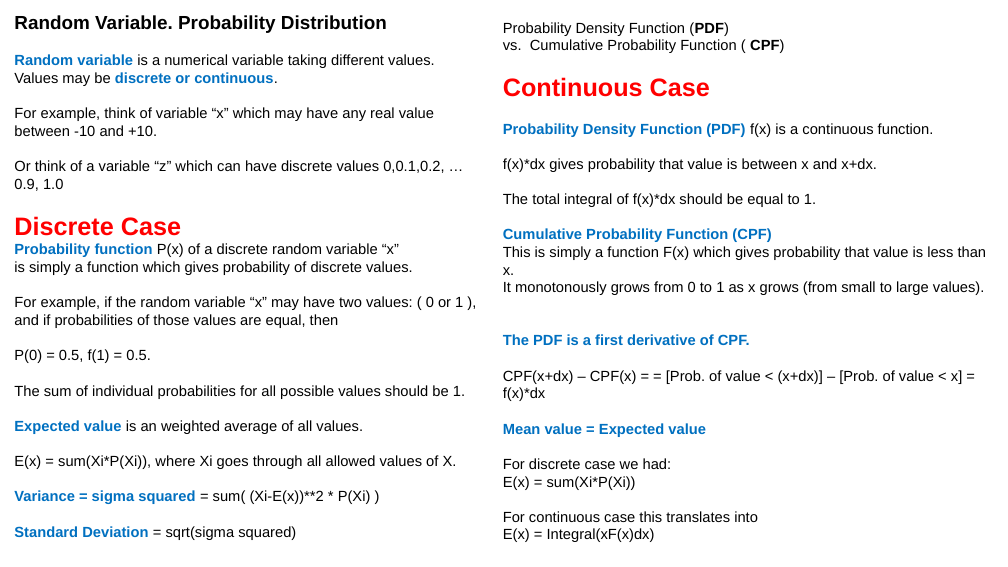
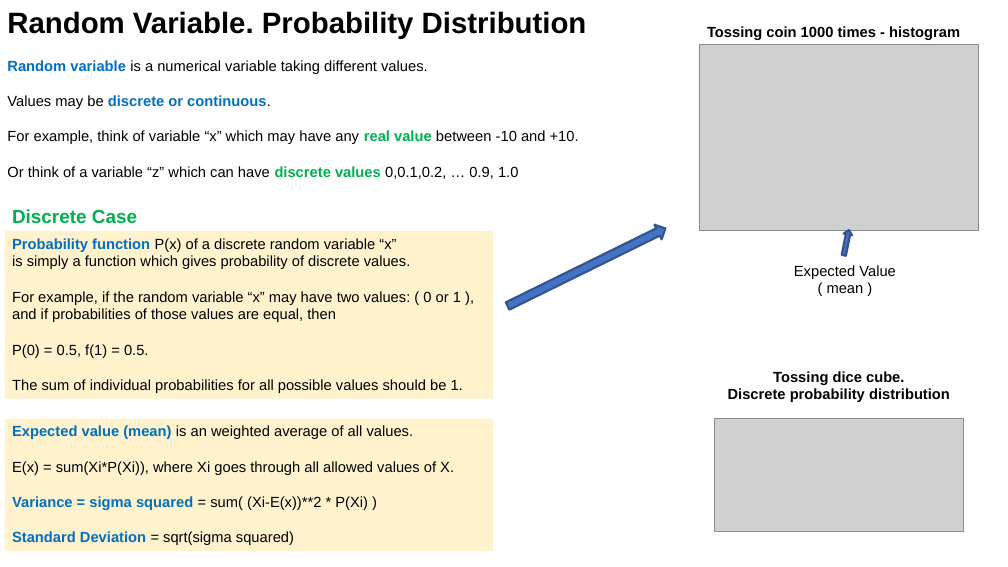
Before and after one commit to lselector/statistics, a slide deck: slide 10 of statistics_01_probability.pptx. Drawn at 1008x567 pixels with LibreOffice and Linux fonts; fonts in the diff are those of the drawing; grey boxes stand for pictures. Boxes give left, top, right and bottom in pixels: in the first picture for what was removed or moved away, otherwise in the second. Text is boxed around its words. In the diff, an @@ line names an element or a change of style, - is before the commit and + after.

Commit message:
update

```diff
--- a/statistics_01_probability.pptx
+++ b/statistics_01_probability.pptx
@@ text "Random Variable. Probability Distribution": place and size @@
-text "Random Variable. Probability Distribution" at (14, 15, 465, 540)
+text "Random Variable. Probability Distribution" at (7, 11, 587, 179)
@@ text at (7, 11, 587, 179): size 18 to 28 pt in "Random Variable. Probability Distribution"; text colour #000000 to #00B050, bold on in "real value", "discrete values" @@
@@ text removed at (503, 22, 987, 542) @@
-Probability Density Function (PDF)
-vs. Cumulative Probability Function ( CPF)
-Continuous Case
-Probability Density Function (PDF) f(x) is a continuous function.
-f(x)*dx gives probability that value is between x and x+dx.
-The total integral of f(x)*dx should be equal to 1.
-Cumulative Probability Function (CPF)
-This is simply a function F(x) which gives probability that value is less than x.
-It monotonously grows from 0 to 1 as x grows (from small to large values).
-The PDF is a first derivative of CPF.
-CPF(x+dx) – CPF(x) = = [Prob. of value < (x+dx)] – [Prob. of value < x] = f(x)*dx
-Mean value = Expected value
-For discrete case we had:
-E(x) = sum(Xi*P(Xi))
-For continuous case this translates into
-E(x) = Integral(xF(x)dx)
@@ text added at (707, 26, 960, 40), 14 pt, text #000000, bold @@
+Tossing coin 1000 times - histogram
@@ picture added at (699, 45, 979, 231) @@
@@ text added at (12, 209, 137, 224), 18 pt, text #00B050, bold @@
+Discrete Case
@@ rectangle added at (5, 231, 493, 399), fill #FFF2CC, 14 pt, text #000000 @@
+Probability function P(x) of a discrete random variable “x”
+is simply a function which gives probability of discrete values.
+For example, if the random variable “x” may have two values: ( 0 or 1 ),
+and if probabilities of those values are equal, then
+P(0) = 0.5, f(1) = 0.5.
+The sum of individual probabilities for all possible values should be 1.
@@ text at (14, 216, 465, 540): paragraphs removed @@
-Discrete Case
-Probability function P(x) of a discrete random variable “x”
-is simply a function which gives probability of discrete values.
-For example, if the random variable “x” may have two values: ( 0 or 1 ),
-and if probabilities of those values are equal, then
-P(0) = 0.5, f(1) = 0.5.
-The sum of individual probabilities for all possible values should be 1.
-Expected value is an weighted average of all values.
-E(x) = sum(Xi*P(Xi)), where Xi goes through all allowed values of X.
-Variance = sigma squared = sum( (Xi-E(x))**2 * P(Xi) )
-Standard Deviation = sqrt(sigma squared)
@@ right arrow added at (504, 221, 669, 314), fill #4472C4, outline #325491 2 pt @@
@@ right arrow added at (840, 229, 853, 256), fill #4472C4, outline #325491 2 pt @@
@@ text added at (794, 265, 896, 293), 14 pt, text #000000 @@
+Expected Value
+( mean )
@@ text added at (728, 371, 950, 402), 14 pt, text #000000, bold @@
+Tossing dice cube.
+Discrete probability distribution
@@ rectangle added at (5, 419, 493, 551), fill #FFF2CC, 14 pt, text #000000 @@
+Expected value (mean) is an weighted average of all values.
+E(x) = sum(Xi*P(Xi)), where Xi goes through all allowed values of X.
+Variance = sigma squared = sum( (Xi-E(x))**2 * P(Xi) )
+Standard Deviation = sqrt(sigma squared)
@@ picture added at (715, 419, 963, 532) @@
```
Also in this commit, not shown: 7 other slides changed, 3 slides added.
